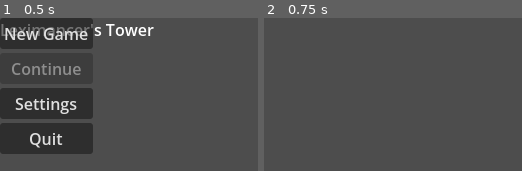
Above: before the commit, frames 1-2 (left to right).
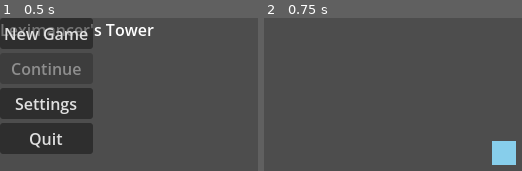
Above: after the commit, the same moments.

Repository: laurelventus/LeximancersTower
Game: Godot game, scene res://scenes/core/main_menu.tscn
The game is run twice, just before and just after one commit, with the same random seed, the same clock (stepped at 60 frames per second) and the same inputs.
Inputs:
- Up to frame 1 (0.5 s): no input
- Up to frame 2 (0.75 s): click "New Game" at 0.5 s

Frame 1 is identical in both runs. In frame 2, 1.5% of the frame differs, in the area x 88-98%, y 80-97%.
Error before the commit: Parse Error: There is already a variable named "camera" declared in this scope. (res://scripts/levels/floor1_entrance.gd:75)

Commit message:
fix: remove duplicate camera variable declaration

Diff:
--- a/LeximancersTower/scripts/levels/floor1_entrance.gd
+++ b/LeximancersTower/scripts/levels/floor1_entrance.gd
@@ -72,7 +72,6 @@
 	player.add_child(collision)
 
 	var camera := Camera2D.new()
-	var camera := Camera2D.new()
 	camera.name = "Camera2D"
 	camera.enabled = true
 	player.add_child(camera)
